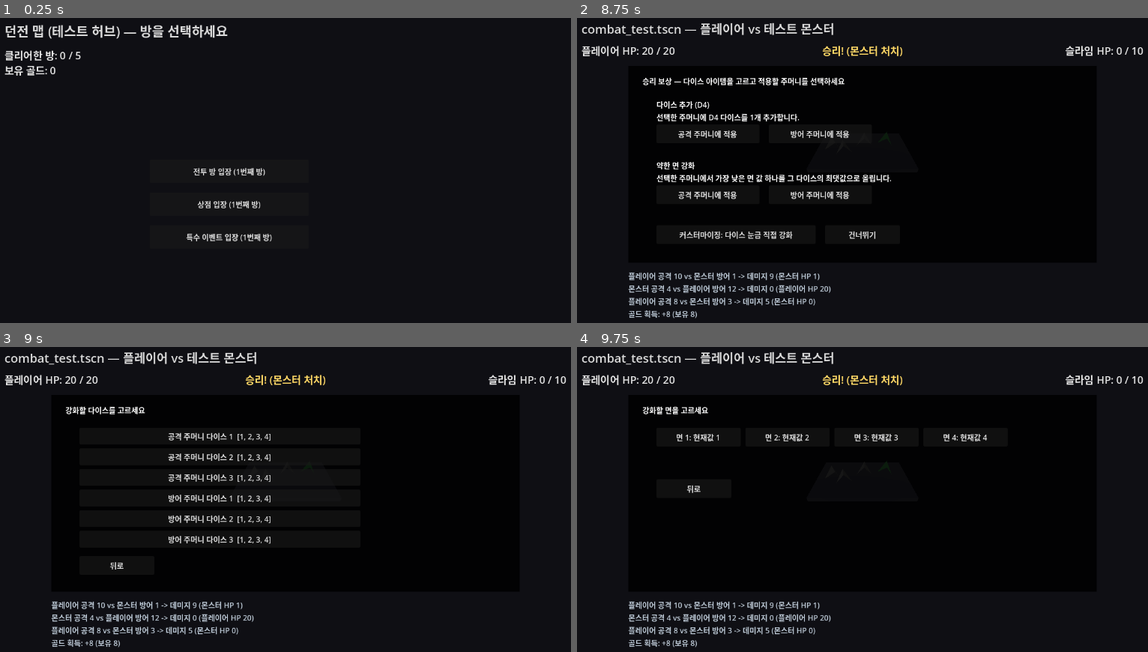
Above: before the commit, frames 1-4 (two rows, left to right).
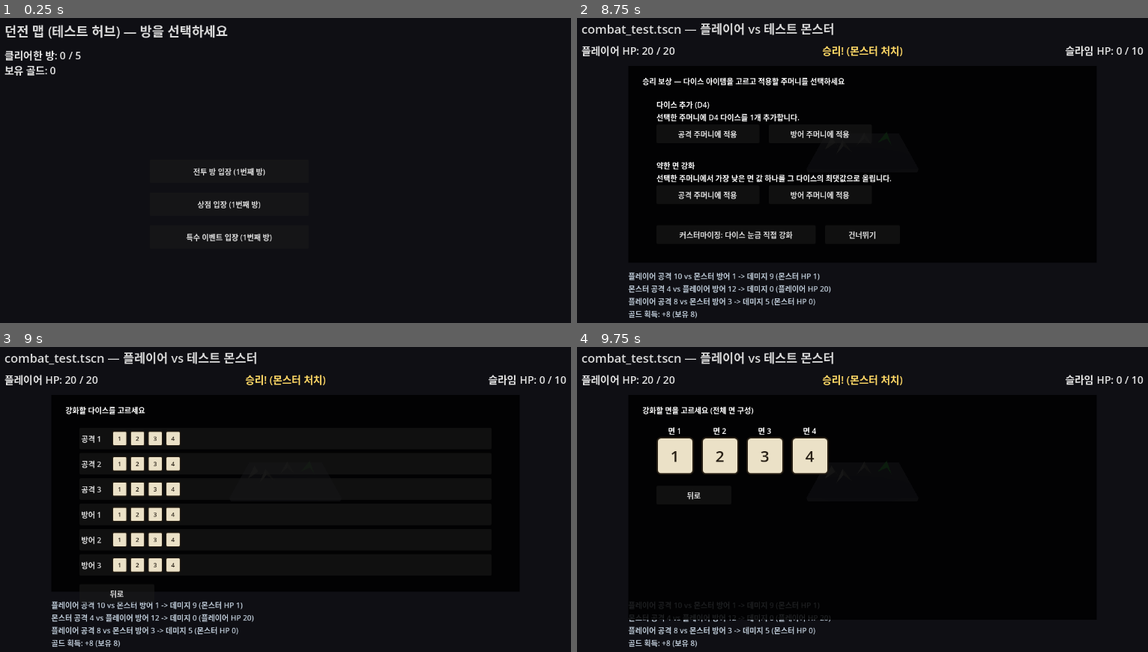
Above: after the commit, the same moments.

Repository: YGseok/ProjectD
Game: Godot game, scene res://scenes/dungeon_map.tscn
Same seed, same stepped clock (60 frames per second), same inputs: the game is played once before the commit and once after it.
Inputs (mouse positions are in pixels of both pictures, inside the frame that each line leads up to):
- Up to frame 1 (0.25 s): no input
- Up to frame 2 (8.75 s): click "전투 방 입장 (1번째 방)" at 0.5 s; tap Enter at 2.75, 7.25 s; tap Space at 6.5, 8 s
- Up to frame 3 (9 s): click "커스터마이징: 다이스 눈금 직접 강화" at 8.75 s
- Up to frame 4 (9.75 s): click (799, 435) at 9.5 s, where only the run before the commit has a clickable "공격 주머니 다이스 1 [1, 2, 3, 4]"

Frames 1-2 are identical in both runs. In frame 3, 4.0% of the frame differs, in the area x 14-48%, y 27-85%; in frame 4, 4.5%, in the area x 8-72%, y 19-90%.

Commit message:
feat: 다이스 커스터마이징 화면을 텍스트에서 이미지 칩으로 교체
INBOX.md 지시("주사위 눈을 텍스트가 아닌 이미지로, 면을 하나하나 뜯어서
나열한 형태로") 반영. combat_test.gd의 커스터마이징 3단계(다이스 선택 →
면 선택 → 값 선택) 전체를 텍스트 버튼에서 주사위 눈 모양 정사각형 칩으로
바꿔서, 어떤 다이스를 어떻게 개조하면 어떤 구성이 될지 한눈에 보이게 함.
다이스 목록 단계에는 각 다이스 옆에 전체 면 구성 미리보기 칩도 추가.

Co-Authored-By: Claude Sonnet 5 <noreply@anthropic.com>

Diff:
--- a/scenes/combat_test.gd
+++ b/scenes/combat_test.gd
@@ -289,12 +289,13 @@
 
 
 ## 공통 배경+제목 프레임을 그린다 (보상 화면의 3단계 — 아이템 선택 / 다이스 선택 /
-## 면 선택 — 모두 이 위에 그려서 화면을 재활용한다).
-func _add_reward_frame(title_text: String) -> void:
+## 면 선택 — 모두 이 위에 그려서 화면을 재활용한다). D8~D12처럼 면이 많은 다이스는
+## 얼굴 그리드가 두 줄이 될 수 있어 height를 늘려 부를 수 있게 함(기본 420).
+func _add_reward_frame(title_text: String, height: float = 420.0) -> void:
 	var bg := ColorRect.new()
 	bg.color = Color(0, 0, 0, 0.85)
 	bg.position = Vector2(140, 120)
-	bg.size = Vector2(1000, 420)
+	bg.size = Vector2(1000, height)
 	add_child(bg)
 	_reward_ui.append(bg)
 
@@ -334,8 +335,8 @@
 	_add_reward_frame("강화할 다이스를 고르세요")
 
 	var y := 190.0
-	y = _add_die_picker_rows("공격 주머니", RunState.player_attack_bag, y)
-	y = _add_die_picker_rows("방어 주머니", RunState.player_defense_bag, y)
+	y = _add_die_picker_rows("공격", RunState.player_attack_bag, y)
+	y = _add_die_picker_rows("방어", RunState.player_defense_bag, y)
 
 	var back_btn := Button.new()
 	back_btn.text = "뒤로"
@@ -346,47 +347,136 @@
 	_reward_ui.append(back_btn)
 
 
+## INBOX.md 피드백("주사위 눈을 텍스트가 아닌 이미지로, 개조하면 어떤 주사위가 될지
+## 예상할 수 있게") 반영 — 면 값을 보여주는 작은 정사각형 칩. 다이스 목록 미리보기(작게,
+## 비클릭)와 면/값 선택 화면(크게, 클릭 가능한 Button 스타일)에서 함께 재사용한다.
+func _make_face_chip(value: int, size: float, muted: bool = false) -> Panel:
+	var panel := Panel.new()
+	panel.custom_minimum_size = Vector2(size, size)
+	panel.size = Vector2(size, size)
+	panel.mouse_filter = Control.MOUSE_FILTER_IGNORE
+	var style := StyleBoxFlat.new()
+	style.bg_color = Color(0.5, 0.46, 0.4) if muted else Color(0.92, 0.88, 0.78)
+	style.border_width_left = 2
+	style.border_width_top = 2
+	style.border_width_right = 2
+	style.border_width_bottom = 2
+	style.border_color = Color(0.15, 0.12, 0.08)
+	style.set_corner_radius_all(int(size * 0.12))
+	panel.add_theme_stylebox_override("panel", style)
+
+	var label := Label.new()
+	label.text = str(value)
+	label.size = Vector2(size, size)
+	label.horizontal_alignment = HORIZONTAL_ALIGNMENT_CENTER
+	label.vertical_alignment = VERTICAL_ALIGNMENT_CENTER
+	label.add_theme_font_size_override("font_size", int(size * 0.42))
+	label.add_theme_color_override("font_color", Color(0.85, 0.82, 0.75) if muted else Color(0.15, 0.12, 0.08))
+	panel.add_child(label)
+	return panel
+
+
+## 위 칩과 같은 생김새를 가진 클릭 가능한 Button 버전 (면 선택 / 값 선택 화면에서 사용).
+func _style_die_face_button(btn: Button, size: float, muted: bool = false) -> void:
+	btn.custom_minimum_size = Vector2(size, size)
+	btn.size = Vector2(size, size)
+	btn.add_theme_font_size_override("font_size", int(size * 0.42))
+
+	var normal := StyleBoxFlat.new()
+	normal.bg_color = Color(0.5, 0.46, 0.4) if muted else Color(0.92, 0.88, 0.78)
+	normal.border_width_left = 3
+	normal.border_width_top = 3
+	normal.border_width_right = 3
+	normal.border_width_bottom = 3
+	normal.border_color = Color(0.15, 0.12, 0.08)
+	normal.set_corner_radius_all(int(size * 0.12))
+
+	var hover := normal.duplicate()
+	hover.bg_color = Color(0.55, 0.5, 0.42) if muted else Color(1.0, 0.95, 0.75)
+
+	var pressed := normal.duplicate()
+	pressed.bg_color = Color(0.4, 0.37, 0.32) if muted else Color(0.8, 0.75, 0.6)
+
+	var disabled := normal.duplicate()
+	disabled.bg_color = Color(0.5, 0.46, 0.4)
+	disabled.border_color = Color(0.3, 0.3, 0.3)
+
+	btn.add_theme_stylebox_override("normal", normal)
+	btn.add_theme_stylebox_override("hover", hover)
+	btn.add_theme_stylebox_override("pressed", pressed)
+	btn.add_theme_stylebox_override("disabled", disabled)
+
+	var font_color := Color(0.85, 0.82, 0.75) if muted else Color(0.15, 0.12, 0.08)
+	btn.add_theme_color_override("font_color", font_color)
+	btn.add_theme_color_override("font_hover_color", font_color)
+	btn.add_theme_color_override("font_pressed_color", font_color)
+	btn.add_theme_color_override("font_disabled_color", font_color)
+
+
 func _add_die_picker_rows(bag_label: String, bag: DiceBag, y: float) -> float:
 	for i in bag.dice.size():
 		var faces: PackedInt32Array = bag.dice[i]
-		var values := PackedStringArray()
-		for v in faces:
-			values.append(str(v))
 		var btn := Button.new()
-		btn.text = "%s 다이스 %d  [%s]" % [bag_label, i + 1, ", ".join(values)]
+		btn.text = "%s %d" % [bag_label, i + 1]
+		btn.alignment = HORIZONTAL_ALIGNMENT_LEFT
+		btn.add_theme_constant_override("h_separation", 0)
 		btn.position = Vector2(200, y)
-		btn.size = Vector2(600, 36)
+		btn.size = Vector2(1080 - 200, 46)
 		btn.pressed.connect(_show_face_picker.bind(bag, i))
 		add_child(btn)
 		_reward_ui.append(btn)
-		y += 44.0
+
+		# 면 값 미리보기 칩 — 버튼과 겹치는 영역이라 클릭이 버튼으로 통과하도록
+		# _make_face_chip 내부에서 mouse_filter를 MOUSE_FILTER_IGNORE로 둠.
+		var chip_x := 270.0
+		var chip_size := 32.0
+		for v in faces:
+			var chip := _make_face_chip(v, chip_size)
+			chip.position = Vector2(chip_x, y + (46 - chip_size) / 2.0)
+			add_child(chip)
+			_reward_ui.append(chip)
+			chip_x += chip_size + 6.0
+		y += 54.0
 	return y
 
 
 ## 커스터마이징 2단계: 고른 다이스의 면 하나를 고른다 (값은 3단계에서 정한다).
+## 이 다이스가 지금 어떤 면 구성인지 한눈에 보이도록 텍스트 대신 주사위 눈 칩으로
+## 전체 면을 나열한다 (INBOX.md: "면을 하나하나 뜯어서 나열한 형태로 보여주면").
 func _show_face_picker(bag: DiceBag, die_index: int) -> void:
 	_clear_reward_ui()
-	_add_reward_frame("강화할 면을 고르세요")
+	_add_reward_frame("강화할 면을 고르세요 (전체 면 구성)", 480.0)
 
 	var faces: PackedInt32Array = bag.dice[die_index]
-	var y := 190.0
+	var chip_size := 80.0
+	var gap := 16.0
+	var y := 210.0
 	var x := 200.0
 	for fi in faces.size():
+		var caption := Label.new()
+		caption.text = "면 %d" % (fi + 1)
+		caption.position = Vector2(x, y - 26)
+		caption.size = Vector2(chip_size, 22)
+		caption.horizontal_alignment = HORIZONTAL_ALIGNMENT_CENTER
+		add_child(caption)
+		_reward_ui.append(caption)
+
 		var btn := Button.new()
-		btn.text = "면 %d: 현재값 %d" % [fi + 1, faces[fi]]
+		btn.text = str(faces[fi])
 		btn.position = Vector2(x, y)
-		btn.size = Vector2(180, 40)
+		_style_die_face_button(btn, chip_size)
 		btn.pressed.connect(_show_value_picker.bind(bag, die_index, fi))
 		add_child(btn)
 		_reward_ui.append(btn)
-		x += 190.0
-		if x > 900.0:
+
+		x += chip_size + gap
+		if x > 1000.0:
 			x = 200.0
-			y += 50.0
+			y += chip_size + 46.0
 
 	var back_btn := Button.new()
 	back_btn.text = "뒤로"
-	back_btn.position = Vector2(200, y + 60)
+	back_btn.position = Vector2(200, y + chip_size + 24)
 	back_btn.size = Vector2(160, 40)
 	back_btn.pressed.connect(_show_customize_picker)
 	add_child(back_btn)
@@ -406,27 +496,40 @@
 	_clear_reward_ui()
 	var faces: PackedInt32Array = bag.dice[die_index]
 	var max_value: int = faces.size()
-	_add_reward_frame("면 %d에 넣을 값을 고르세요 (현재값 %d, 최대 %d)" % [face_index + 1, faces[face_index], max_value])
-
-	var y := 190.0
+	_add_reward_frame("면 %d에 넣을 값을 고르세요 (현재값 %d, 최대 %d)" % [face_index + 1, faces[face_index], max_value], 480.0)
+
+	var chip_size := 70.0
+	var gap := 14.0
+	var y := 210.0
 	var x := 200.0
 	for value in range(1, max_value + 1):
+		var is_current := value == faces[face_index]
+		if is_current:
+			var tag := Label.new()
+			tag.text = "현재"
+			tag.position = Vector2(x, y - 24)
+			tag.size = Vector2(chip_size, 20)
+			tag.horizontal_alignment = HORIZONTAL_ALIGNMENT_CENTER
+			add_child(tag)
+			_reward_ui.append(tag)
+
 		var btn := Button.new()
-		btn.text = ("[현재] %d" % value) if value == faces[face_index] else str(value)
-		btn.disabled = value == faces[face_index]
+		btn.text = str(value)
+		btn.disabled = is_current
 		btn.position = Vector2(x, y)
-		btn.size = Vector2(90, 40)
+		_style_die_face_button(btn, chip_size, is_current)
 		btn.pressed.connect(_on_face_value_chosen.bind(bag, die_index, face_index, value))
 		add_child(btn)
 		_reward_ui.append(btn)
-		x += 100.0
-		if x > 900.0:
+
+		x += chip_size + gap
+		if x > 1000.0:
 			x = 200.0
-			y += 50.0
+			y += chip_size + 40.0
 
 	var back_btn := Button.new()
 	back_btn.text = "뒤로"
-	back_btn.position = Vector2(200, y + 60)
+	back_btn.position = Vector2(200, y + chip_size + 24)
 	back_btn.size = Vector2(160, 40)
 	back_btn.pressed.connect(_show_face_picker.bind(bag, die_index))
 	add_child(back_btn)
Not shown, changed: docs/STATUS.md
Not shown, changed: docs/feedback/INBOX.md
